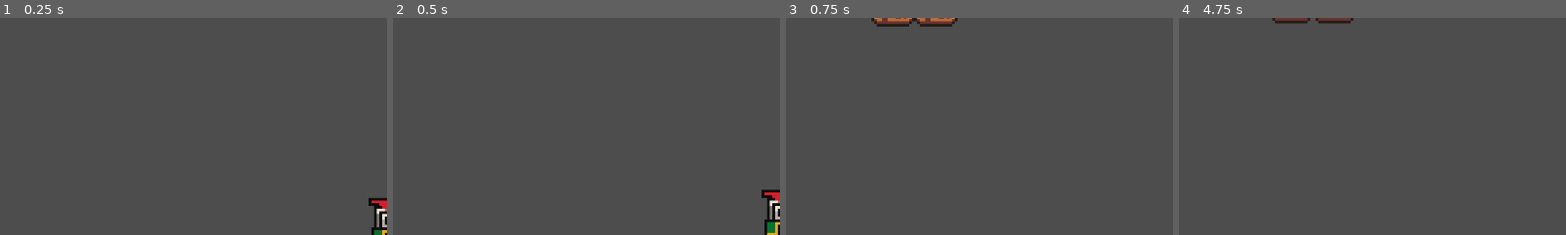
Above: before the commit, frames 1-4 (left to right).
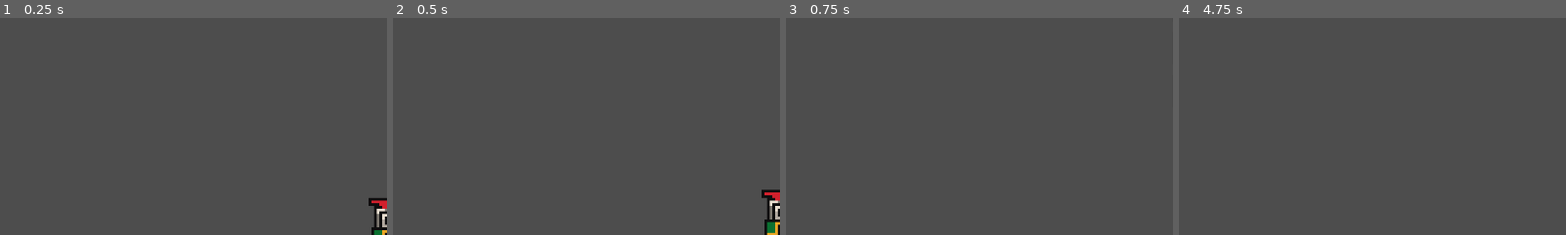
Above: after the commit, the same moments.

Repository: tygamvrelis/FirstGameGodot
Game: Godot game, scene res://scenes/game.tscn
The game is run twice, just before and just after one commit, with the same random seed, the same clock (stepped at 60 frames per second) and the same inputs.
Inputs:
- Up to frame 1 (0.25 s): no input
- Up to frame 2 (0.5 s): no input
- Up to frame 3 (0.75 s): tap Enter (ui_accept) at 0.5 s; hold Right (ui_right) from 0.53 s (still down)
- Up to frame 4 (4.75 s): tap Enter (ui_accept) at 0.77, 1.52, 3.02, 3.77, 4.52 s; release Right (ui_right) at 2.03 s; hold Left (ui_left) 2.03-4.28 s; hold Right (ui_right) from 4.28 s (still down)
The pictures show only the part of the screen within x 0-50%, y 0-50%; the shares and areas given below are measured in that part.

Frames 1-2 are identical in both runs. In frame 3, 0.8% of the frame differs, in the area x 22-45%, y 0-5%; in frame 4, 0.5%.

Commit message:
Add moving platform

Diff:
--- a/scenes/game.tscn
+++ b/scenes/game.tscn
@@ -1,7 +1,8 @@
-[gd_scene load_steps=5 format=3 uid="uid://cwa67ndutki4k"]
+[gd_scene load_steps=9 format=3 uid="uid://cwa67ndutki4k"]
 
 [ext_resource type="PackedScene" uid="uid://bl0qjupfi3nv6" path="res://scenes/player.tscn" id="1_fwjk4"]
 [ext_resource type="Texture2D" uid="uid://coy260rotbify" path="res://assets/sprites/world_tileset.png" id="2_6mj01"]
+[ext_resource type="PackedScene" uid="uid://blgrdxyi2b8y5" path="res://scenes/platform.tscn" id="2_u6dcp"]
 
 [sub_resource type="TileSetAtlasSource" id="TileSetAtlasSource_oighm"]
 texture = ExtResource("2_6mj01")
@@ -407,12 +408,50 @@
 physics_layer_0/collision_layer = 1
 sources/0 = SubResource("TileSetAtlasSource_oighm")
 
+[sub_resource type="Animation" id="Animation_pvltv"]
+resource_name = "move"
+length = 2.0
+loop_mode = 2
+tracks/0/type = "value"
+tracks/0/imported = false
+tracks/0/enabled = true
+tracks/0/path = NodePath(".:position")
+tracks/0/interp = 1
+tracks/0/loop_wrap = true
+tracks/0/keys = {
+"times": PackedFloat32Array(0, 2),
+"transitions": PackedFloat32Array(1, 1),
+"update": 0,
+"values": [Vector2(49, -99), Vector2(-176, -99)]
+}
+
+[sub_resource type="Animation" id="Animation_ombnq"]
+length = 0.001
+tracks/0/type = "value"
+tracks/0/imported = false
+tracks/0/enabled = true
+tracks/0/path = NodePath(".:position")
+tracks/0/interp = 1
+tracks/0/loop_wrap = true
+tracks/0/keys = {
+"times": PackedFloat32Array(0),
+"transitions": PackedFloat32Array(1),
+"update": 0,
+"values": [Vector2(49, -99)]
+}
+
+[sub_resource type="AnimationLibrary" id="AnimationLibrary_37xho"]
+_data = {
+"RESET": SubResource("Animation_ombnq"),
+"move": SubResource("Animation_pvltv")
+}
+
 [node name="Game" type="Node2D"]
 
 [node name="TileMap" type="TileMap" parent="."]
 tile_set = SubResource("TileSet_8ni8t")
 format = 2
-layer_0/tile_data = PackedInt32Array(196607, 0, 0, 131072, 0 …(3030 unchanged characters)… , 0, -262141, 0, 0, -327678, 0, 0, -262148, 0, 0, -262149, 0, 0, -262155, 262144, 0, -327677, 0, 5, -393213, 0 …(10503 unchanged characters)…
+layer_0/tile_data = PackedInt32Array(196607, 0, 0, 131072, 0 …(3030 unchanged characters)… , 0, -262141, 0, 0, -327678, 0, 0, -262155, 262144, 0, -327677, 0, 5, -393213, 0 …(10503 unchanged characters)…
 
 [node name="Player" parent="." instance=ExtResource("1_fwjk4")]
 position = Vector2(20, 22)
@@ -420,3 +459,12 @@
 [node name="Camera2D" type="Camera2D" parent="Player"]
 zoom = Vector2(4, 4)
 position_smoothing_enabled = true
+
+[node name="Platform" parent="." instance=ExtResource("2_u6dcp")]
+position = Vector2(49, -99)
+
+[node name="AnimationPlayer" type="AnimationPlayer" parent="Platform"]
+libraries = {
+"": SubResource("AnimationLibrary_37xho")
+}
+autoplay = "move"
--- /dev/null
+++ b/scenes/platform.tscn
@@ -0,0 +1,17 @@
+[gd_scene load_steps=3 format=3 uid="uid://blgrdxyi2b8y5"]
+
+[ext_resource type="Texture2D" uid="uid://c1rxwdea8n415" path="res://assets/sprites/platforms.png" id="1_bv74u"]
+
+[sub_resource type="RectangleShape2D" id="RectangleShape2D_lcrep"]
+size = Vector2(32, 8)
+
+[node name="Platform" type="AnimatableBody2D"]
+
+[node name="Sprite2D" type="Sprite2D" parent="."]
+texture = ExtResource("1_bv74u")
+region_enabled = true
+region_rect = Rect2(16, 0, 32, 9)
+
+[node name="CollisionShape2D" type="CollisionShape2D" parent="."]
+shape = SubResource("RectangleShape2D_lcrep")
+one_way_collision = true
--- a/scenes/player.tscn
+++ b/scenes/player.tscn
@@ -43,6 +43,7 @@
 radius = 5.09902
 
 [node name="Player" type="CharacterBody2D"]
+z_index = 5
 script = ExtResource("1_hdn78")
 
 [node name="AnimatedSprite2D" type="AnimatedSprite2D" parent="."]
